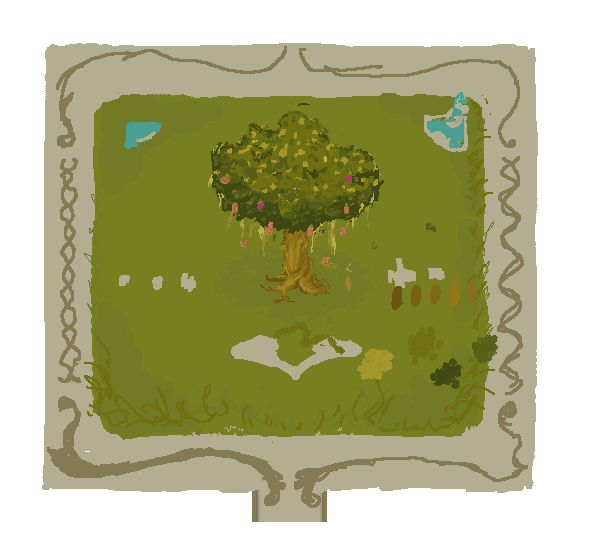
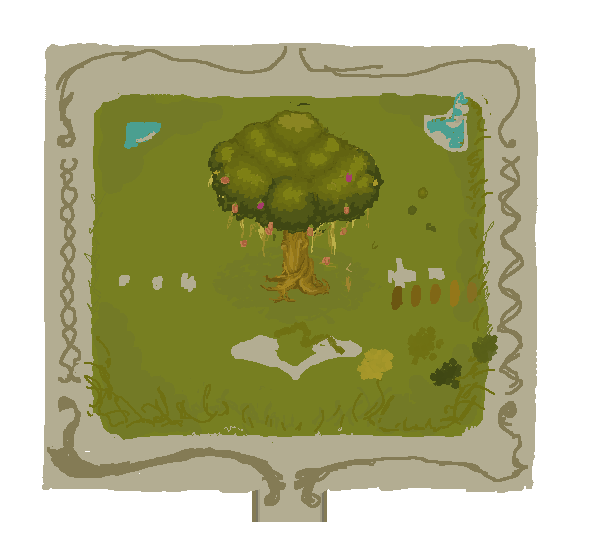
Before/after of a (590, 548) layered artwork. What changed in the layer stack:
removed layer "Layer 28" from group "versao nova" over [214, 110, 428, 234]
added layer "Layer 31" in group "versao nova" over [221, 113, 368, 202]
added layer "Layer 29" in group "versao nova" over [208, 110, 428, 234]
